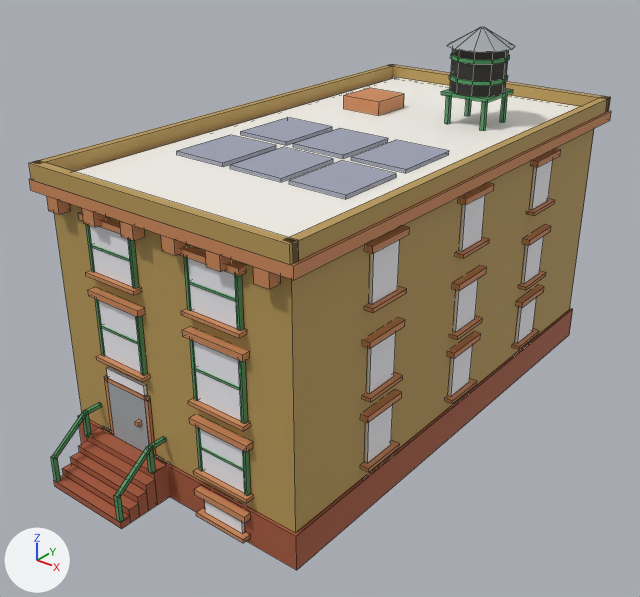
Two versions of the Blender file assets/managed-models/buildings/house-1x2-3f-brownstone-a-solar/house-1x2-3f-brownstone-a-solar.blend, one commit apart.
Rendered twice from a 50 mm camera at (1.695, -2.238, 1.743) aimed at (0.006, -0.127, 0.435). Arrows for +X, +Y and +Z are at lower left; the lights stay in place. The first picture is the older version. Mesh edges are drawn as thin lines.

The first picture shows 'house-1x2-3f-brownstone-a-solar'.
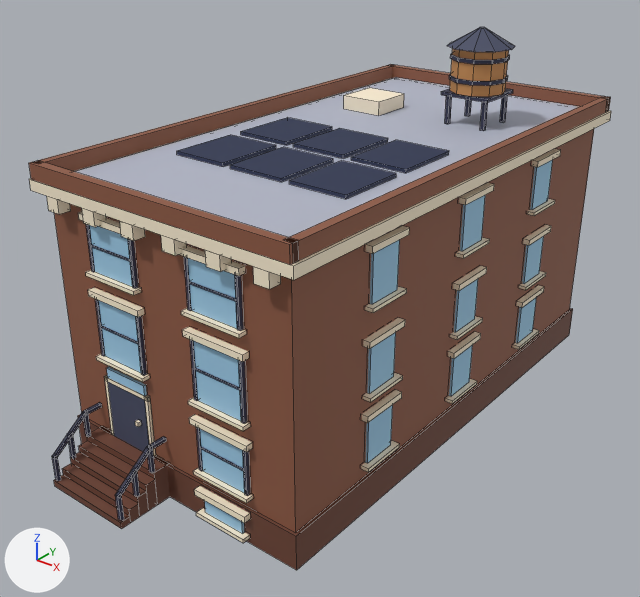
What changed in the scene script:
```text
Change me_house_1x2_3f_brownstone_a_solar:
    used by ob_house_1x2_3f_brownstone_a_solar; location = (0.0, 0.0, 0.0)
    remove me_house_1x2_3f_brownstone_a_solar.from_pydata(...)  # 1424 vertices, 1056 faces; spans x -0.5..0.5, y -1.0..0.98, z 0.0..1.26
    add me_house_1x2_3f_brownstone_a_solar.from_pydata(...)  # 1440 vertices, 1068 faces; spans x -0.5..0.5, y -1.0..0.98, z 0.0..1.26
    me_house_1x2_3f_brownstone_a_solar part 1: a new loose piece, a box spanning x -0.356..-0.344, y -0.931..-0.919, z 0.072..0.164, in mat_m_house_1x2_3f_brownstone_a_solar
    me_house_1x2_3f_brownstone_a_solar part 2
    6 vertices are removed from x -0.36..-0.04, y -1.0..-0.99, z 0.02..0.11
    38 faces are deleted
    2 vertices move from x -0.06..-0.04, y -1.0, z 0.11 to x -0.06..-0.04, y -0.93, z 0.16
    14 vertices are added at x -0.36..-0.04, y -1.0..-0.92, z 0.02..0.16
    44 new faces join them
    me_house_1x2_3f_brownstone_a_solar part 3: 1018 kept faces spanning x -0.5..0.5, y -1.0..0.98, z 0.0..1.26 get new texture (UV) coordinates
```

Location of each change, [x1, y1, x2, y2] in pixels of the pictures (640 x 597 px; the box of a moved part takes in the faces that stretch with it):
part 1 of me_house_1x2_3f_brownstone_a_solar, added
    after: [67, 433, 76, 459]
part 2 of me_house_1x2_3f_brownstone_a_solar, moved or reshaped
    before: [51, 404, 166, 522]
    after: [52, 404, 166, 521]
part 3 of me_house_1x2_3f_brownstone_a_solar, surface changed
    both: [29, 27, 611, 570]
